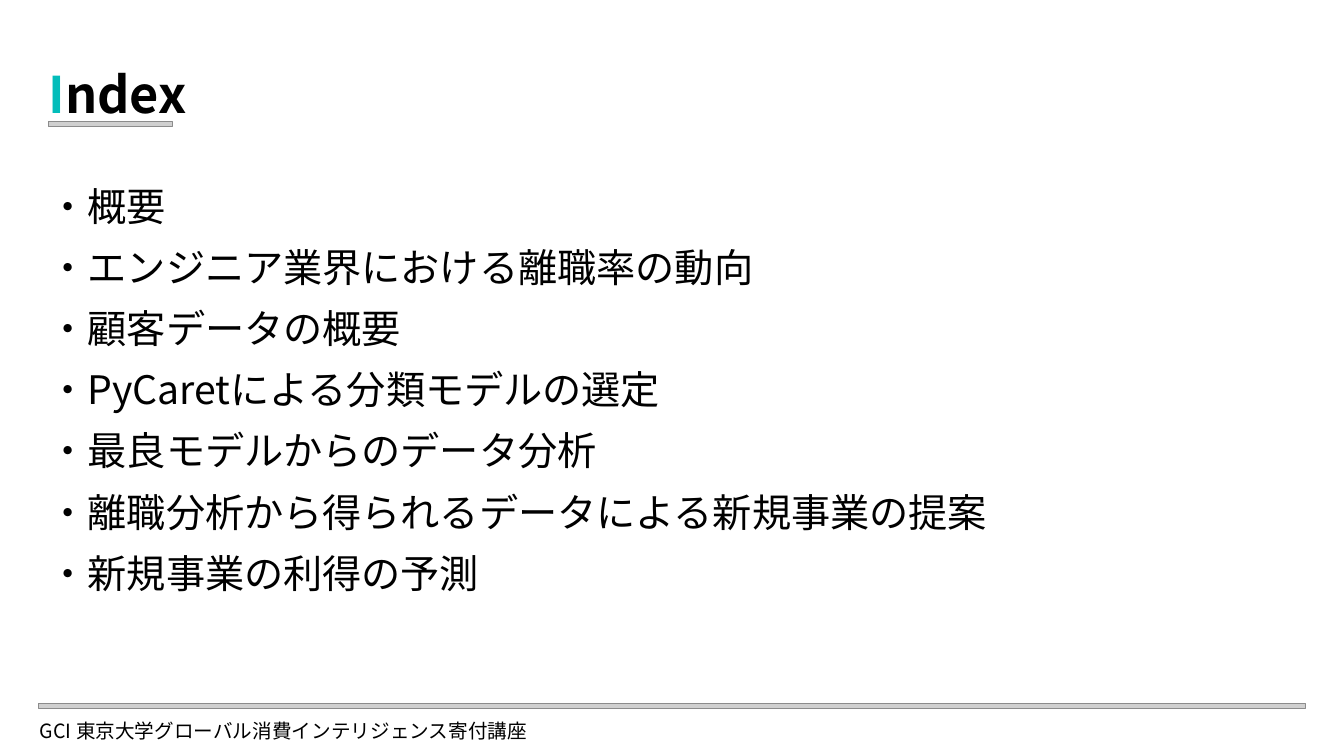
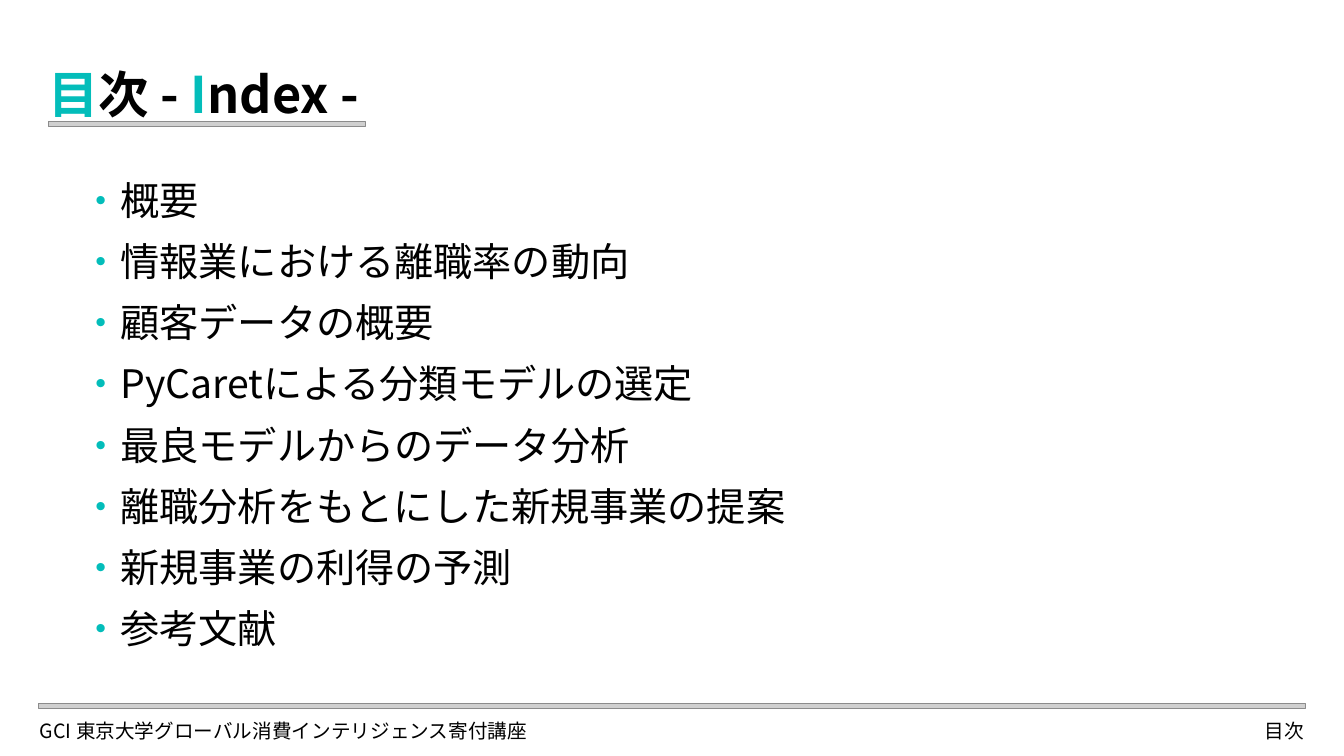
Before and after one commit to elsy0111/GCI2023Winter, a slide deck: slide 2 of LDA_Attrition.pptx. Drawn at 1344x756 pixels with LibreOffice and Linux fonts; fonts in the diff are those of the drawing; grey boxes stand for pictures. Boxes give left, top, right and bottom in pixels: in the first picture for what was removed or moved away, otherwise in the second. Text is boxed around its words. In the diff, an @@ line names an element or a change of style, - is before the commit and + after.

```diff
--- a/LDA_Attrition.pptx
+++ b/LDA_Attrition.pptx
@@ title at (x1=49, y1=70, x2=329, y2=126): text changed @@
-Index
+目次 - Index -
@@ picture resized from (x1=48, y1=122, x2=172, y2=127) to (x1=48, y1=122, x2=365, y2=127) @@
@@ text "・概要" moved from (x1=49, y1=188, x2=987, y2=592) to (x1=81, y1=182, x2=785, y2=647) @@
@@ text at (x1=81, y1=182, x2=693, y2=586): text colour #000000 to #03BDBA in "・概要", "・顧客データの概要", "・PyCaretによる分類モデルの選定", "・最良モデルからのデータ分析" and 1 more places @@
@@ text at (x1=81, y1=243, x2=629, y2=280): text changed @@
-・エンジニア業界における離職率の動向
+・情報業における離職率の動向
@@ text at (x1=81, y1=488, x2=785, y2=525): text changed @@
-・離職分析から得られるデータによる新規事業の提案
+・離職分析をもとにした新規事業の提案
@@ text at (x1=81, y1=610, x2=277, y2=647): paragraph added @@
+・参考文献
@@ text added at (x1=1265, y1=721, x2=1304, y2=740), 14 pt, text #000000 @@
+目次
```
Also in this commit, not shown: 6 other slides changed, 6 slides added, 34 other files.
